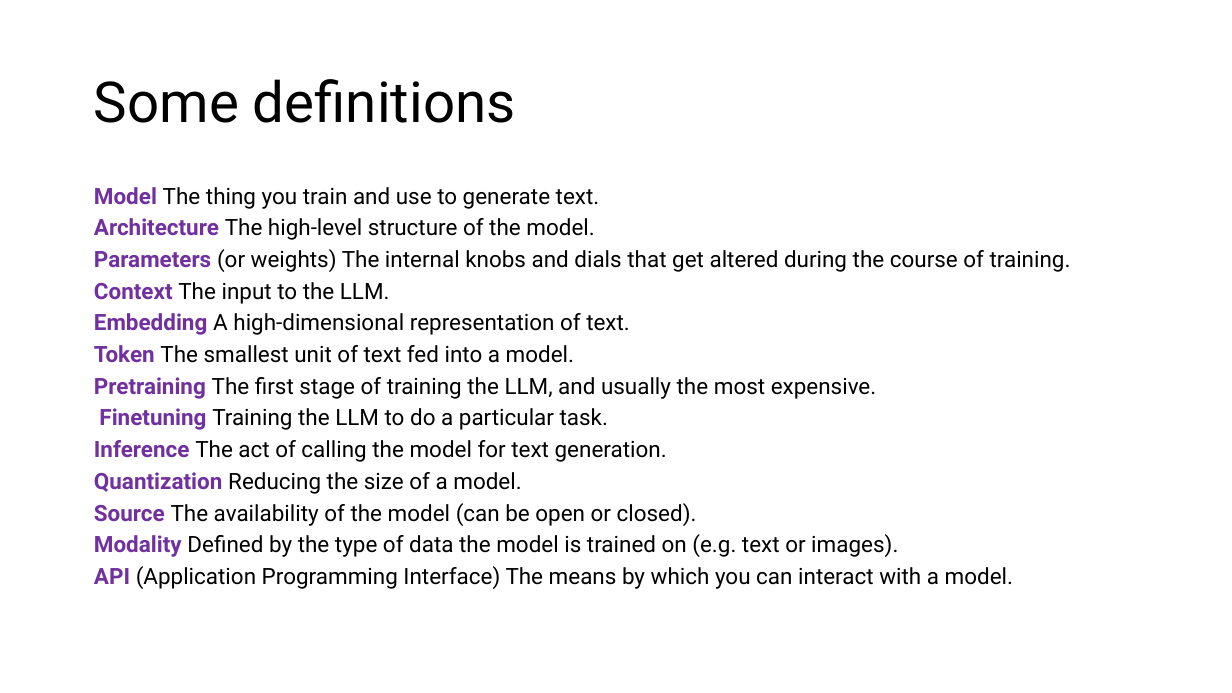
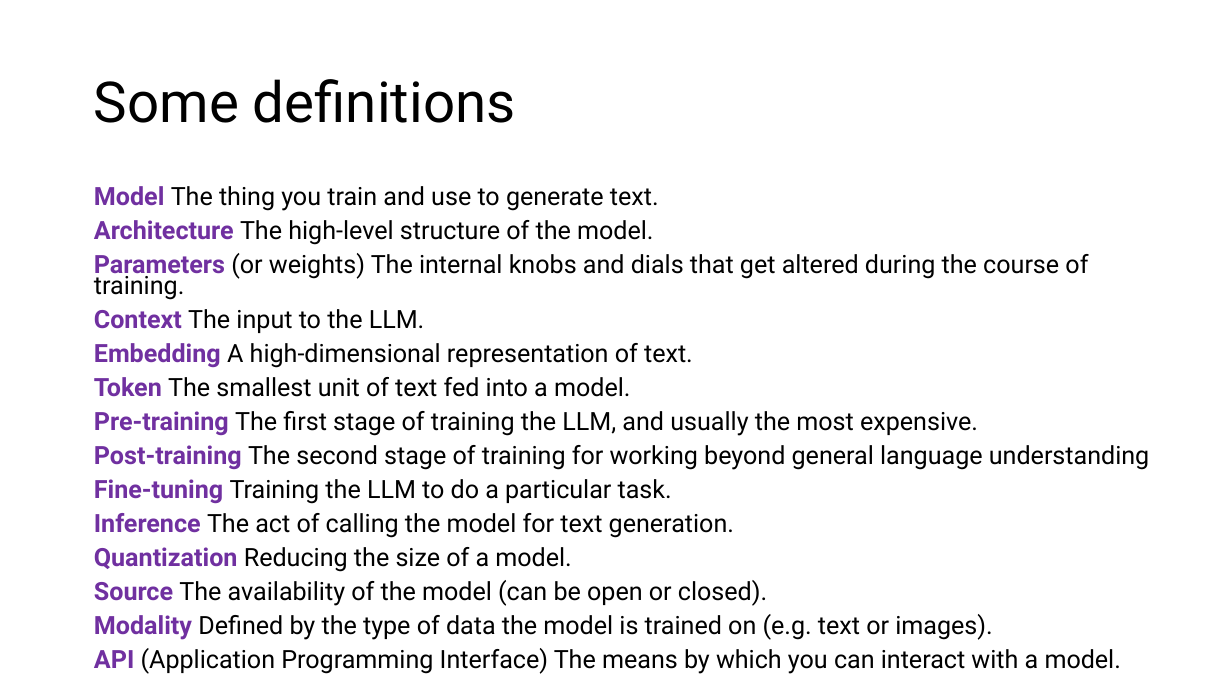
Before and after one commit to acceleratescience/large-language-models, a slide deck: slide 8 of slides/1-intro.pptx (slide 9 before the commit). Drawn at 1232x693 pixels with LibreOffice and Linux fonts; fonts in the diff are those of the drawing. Boxes give left, top, right and bottom in pixels: in the first picture for what was removed or moved away, otherwise in the second. Text is boxed around its words. In the diff, an @@ line names an element or a change of style, - is before the commit and + after.

```diff
--- a/slides/1-intro.pptx
+++ b/slides/1-intro.pptx
@@ text at <box>94,186,1121,674</box>: size 17.5 to 19.6 pt in "Model The thing you train and use ...", "Architecture The high-level structure of the model.", "Parameters (or weights) The internal knobs and ...", "Context The input to the LLM." and 7 more places @@
@@ text at <box>94,411,1149,504</box>: text changed; size 17.5 to 19.6 pt @@
-Pretraining The first stage of training the LLM, and usually the most expensive.
-Finetuning Training the LLM to do a particular task.
+Pre-training The first stage of training the LLM, and usually the most expensive.
+Post-training The second stage of training for working beyond general language understanding
+Fine-tuning Training the LLM to do a particular task.
```
Also in this commit, not shown: 10 other slides changed, 1 slide removed.
